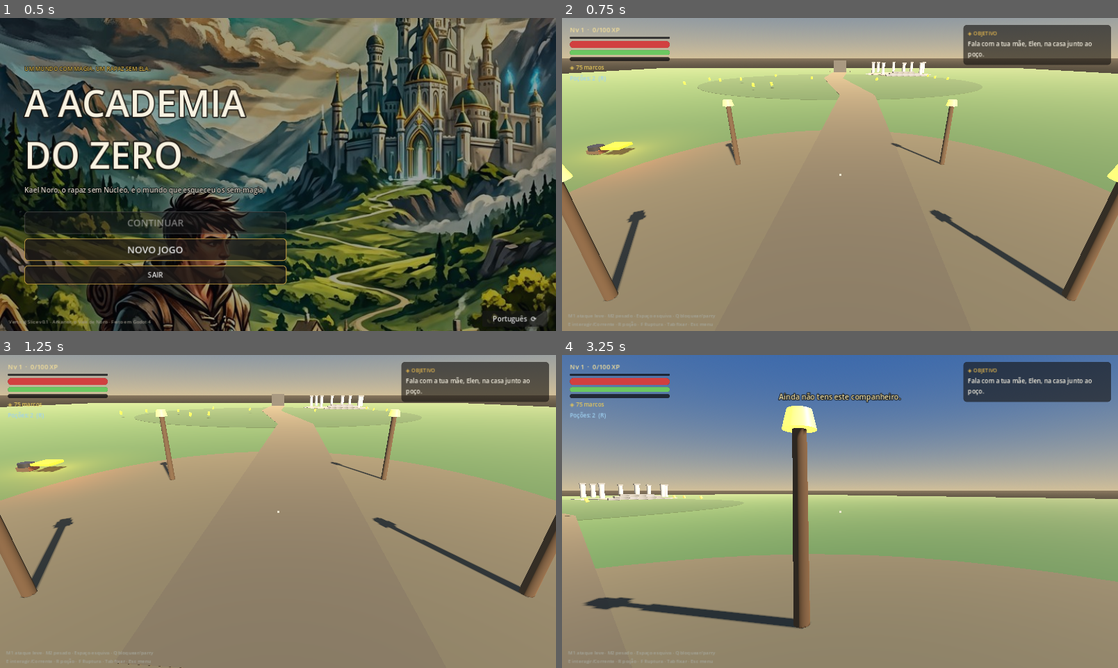
Above: before the commit, frames 1-4 (two rows, left to right).
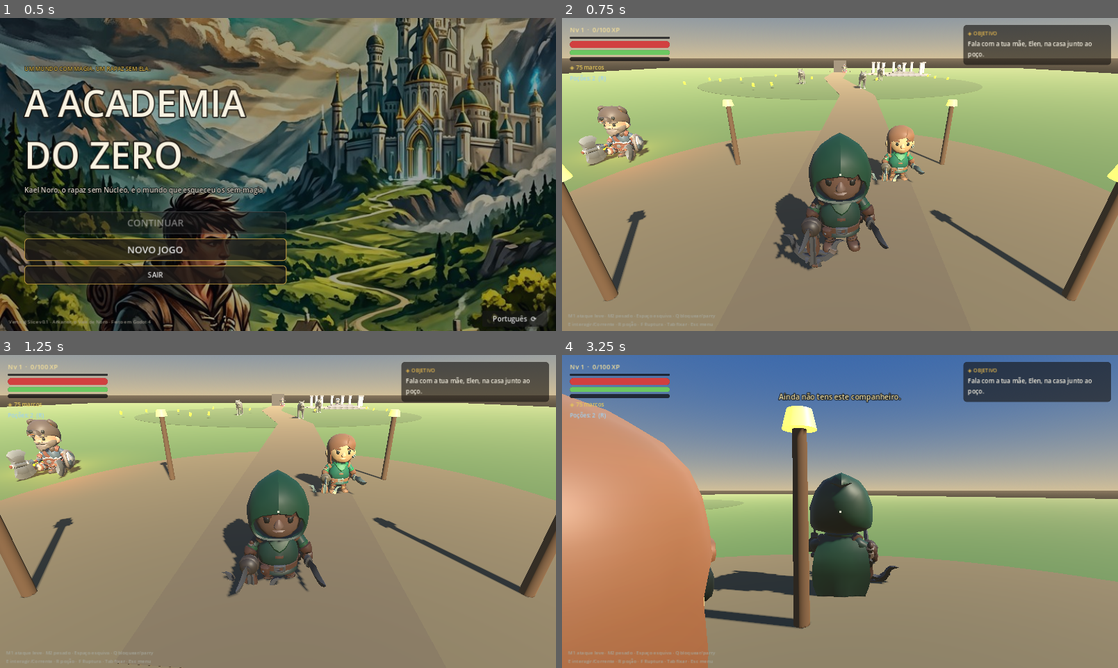
Above: after the commit, the same moments.

Repository: monteirokelvin45-del/The-Giselle-project
Game: Godot game, scene res://scenes/title.tscn
Two runs of this game, one before a commit and one after it. Both use one fixed random seed, a clock stepped at 60 frames per second and the inputs below.
Inputs (mouse positions are in pixels of both pictures, inside the frame that each line leads up to):
- Up to frame 1 (0.5 s): no input
- Up to frame 2 (0.75 s): click "NOVO JOGO" at 0.5 s
- Up to frame 3 (1.25 s): no input
- Up to frame 4 (3.25 s): tap Enter at 1.25 s; move the mouse to (867, 511) at 1.27 s; hold 1 (ability_1) 1.28-2.03 s; hold W (move_forward) from 1.28 s (still down); click (867, 511) at 1.42 s; tap X (jump) at 1.52, 2.27 s; move the mouse to (812, 511) at 2.02 s; tap 2 (ability_2) at 2.1 s; move the mouse to (851, 505) at 2.77 s; hold 3 (ability_3) from 2.78 s (still down)

Frame 1 is identical in both runs. In frame 2, 7.2% of the frame differs, in the area x 3-66%, y 14-81%; in frame 3, 6.9%; in frame 4, 25%, in the area x 0-61%, y 12-100%.
Error before the commit: Parse Error: Cannot call non-static function "tr()" from the static function "spawn_damage_number()". (res://src/visuals/model_factory.gd:173)

Commit message:
i18n(v1.0): correção — tr() em static func (model_factory) inexistente no runtime
O CI apanhou (?): tr() é método de Object; em static func o call falha em runtime.
Número de dano não precisa de tr de qualquer forma.

Co-authored-by: arena-agent <297053741+arena-agent@users.noreply.github.com>

Diff:
--- a/src/visuals/model_factory.gd
+++ b/src/visuals/model_factory.gd
@@ -170,7 +170,7 @@
 	if scene == null:
 		return
 	var label := Label3D.new()
-	label.text = tr(str(amount))
+	label.text = str(amount)
 	label.font_size = 96
 	label.modulate = color
 	label.outline_size = 22
